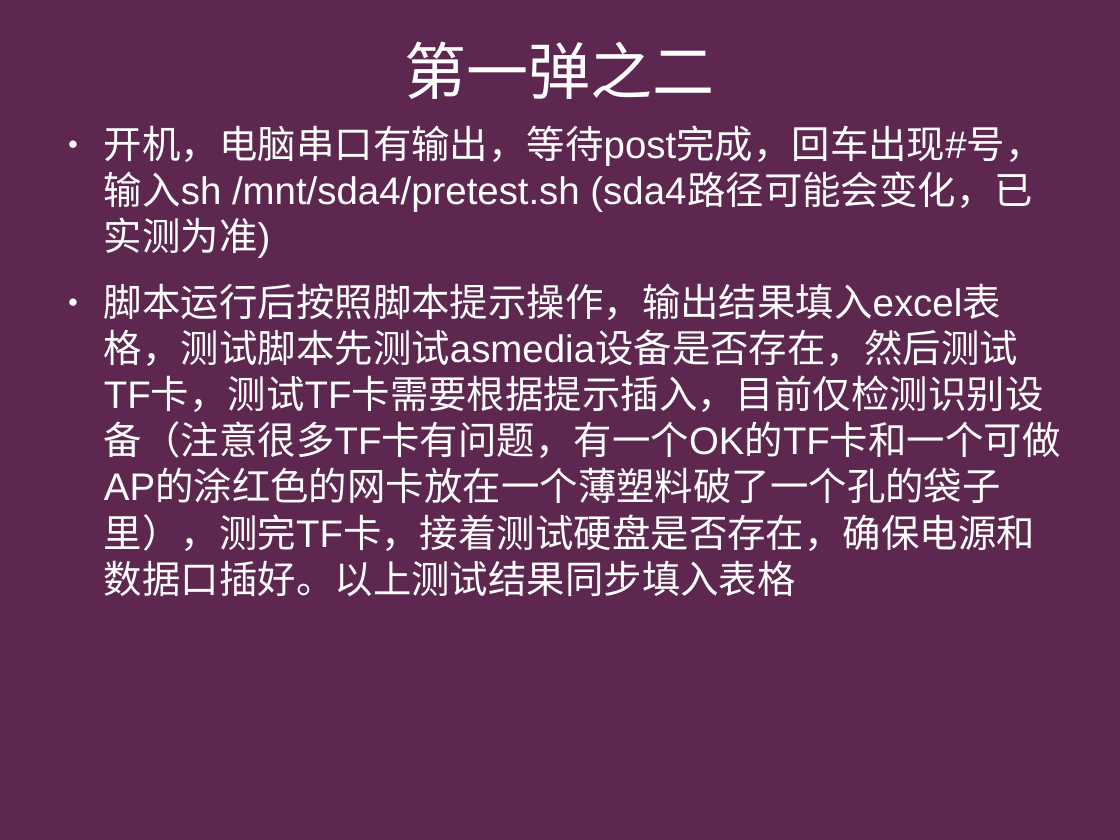
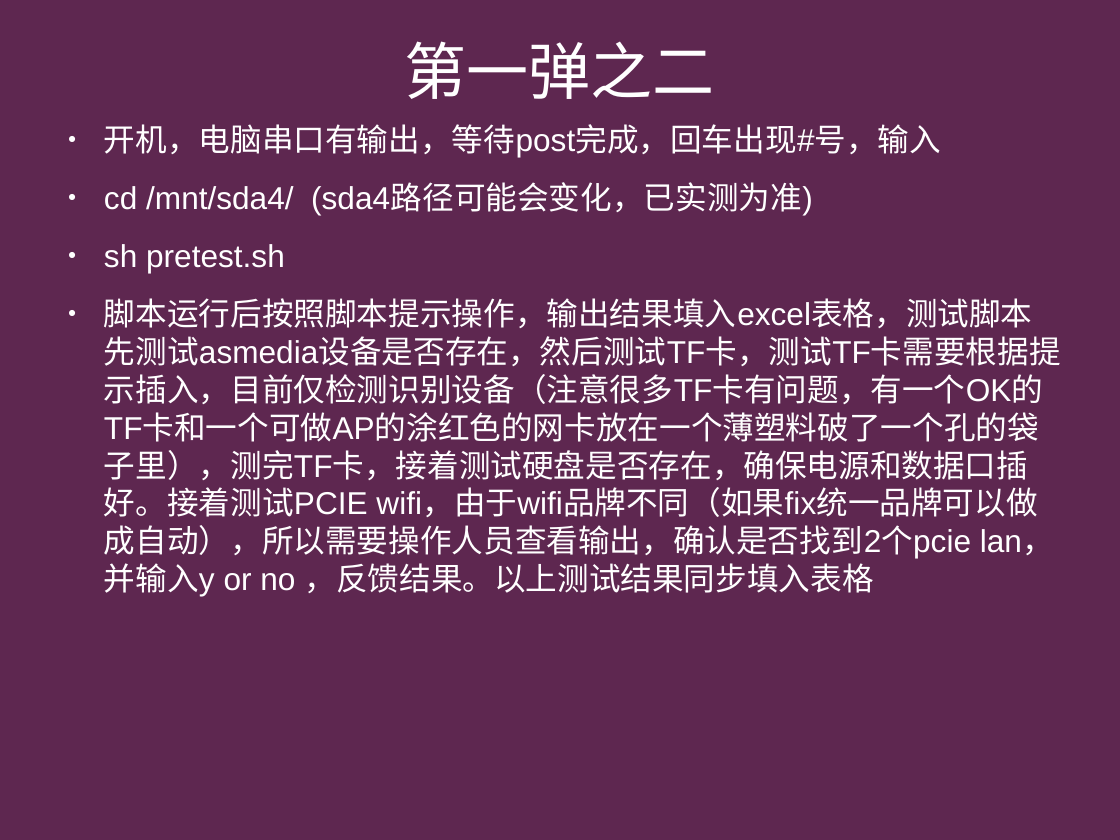
Before and after one commit to arthurzhang888/testscript, a slide deck: slide 3 of testsop.odp. Drawn at 1120x840 pixels with LibreOffice and Linux fonts; fonts in the diff are those of the drawing. Boxes give left, top, right and bottom in pixels: in the first picture for what was removed or moved away, otherwise in the second. Text is boxed around its words. In the diff, an @@ line names an element or a change of style, - is before the commit and + after.

```diff
--- a/testsop.odp
+++ b/testsop.odp
@@ text at (104, 124, 1061, 597): text changed; size 27.2 to 22.4 pt @@
-● 开机，电脑串口有输出，等待post完成，回车出现#号，输入sh /mnt/sda4/pretest.sh (sda4路径可能会变化，已实测为准)
-● 脚本运行后按照脚本提示操作，输出结果填入excel表格，测试脚本先测试asmedia设备是否存在，然后测试TF卡，测试TF卡需要根据提示插入，目前仅检测识别设备（注意很多TF卡有问题，有一个OK的TF卡和一个可做AP的涂红色的网卡放在一个薄塑料破了一个孔的袋子里），测完TF卡，接着测试硬盘是否存在，确保电源和数据口插好。以上测试结果同步填入表格
+● 开机，电脑串口有输出，等待post完成，回车出现#号，输入
+● cd /mnt/sda4/ (sda4路径可能会变化，已实测为准)
+● sh pretest.sh
+● 脚本运行后按照脚本提示操作，输出结果填入excel表格，测试脚本先测试asmedia设备是否存在，然后测试TF卡，测试TF卡需要根据提示插入，目前仅检测识别设备（注意很多TF卡有问题，有一个OK的TF卡和一个可做AP的涂红色的网卡放在一个薄塑料破了一个孔的袋子里），测完TF卡，接着测试硬盘是否存在，确保电源和数据口插好。接着测试PCIE wifi，由于wifi品牌不同（如果fix统一品牌可以做成自动），所以需要操作人员查看输出，确认是否找到2个pcie lan，并输入y or no ，反馈结果。以上测试结果同步填入表格
```
Also in this commit, not shown: 1 other slide changed, 1 slide added, 5 other files.
